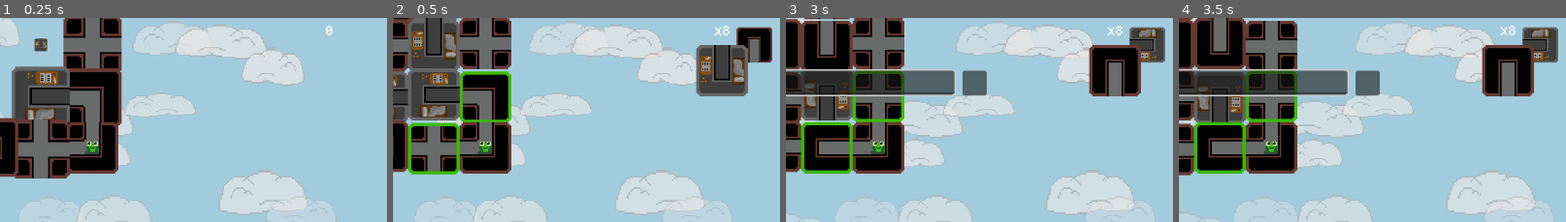
Above: before the commit, frames 1-4 (left to right).
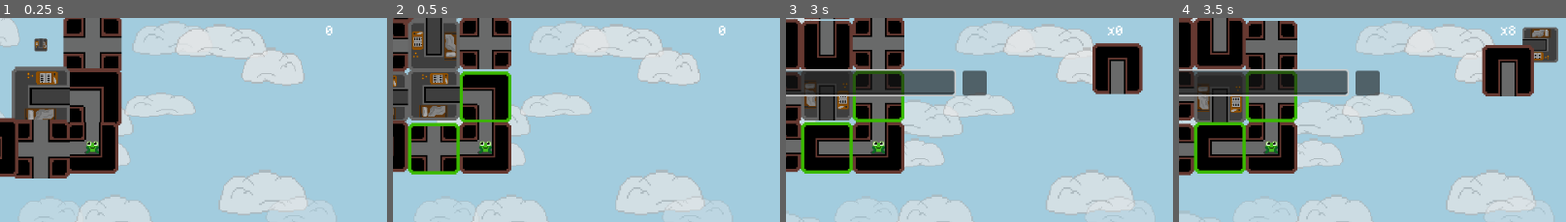
Above: after the commit, the same moments.

Repository: kalasherr/skycastle
Game: Godot game, scene res://scenes/game_scene.tscn
The game is run twice, just before and just after one commit, with the same random seed, the same clock (stepped at 60 frames per second) and the same inputs.
Inputs (mouse positions are % of the whole screen's width and height, from its top left):
- Up to frame 1 (0.25 s): no input
- Up to frame 2 (0.5 s): no input
- Up to frame 3 (3 s): tap Enter (ui_accept) at 0.5, 0.77, 1.52 s; move the mouse to (72, 48) at 0.52 s; hold Up (ui_up) 0.53-1.28 s; move the mouse to (30, 59) at 1.27 s; hold Down (ui_down) 1.28-2 s; click (49, 56) at 2.02 s; type "12" at 2.1 s; move the mouse to (60, 30) at 2.77 s; hold Up (ui_up) from 2.78 s (still down)
- Up to frame 4 (3.5 s): keep holding Up (ui_up)
The pictures show only the part of the screen within x 48-98%, y 40-90%; the shares and areas given below are measured in that part.

Frame 1 is identical in both runs. In frame 2, 4.8% of the frame differs, in the area x 78-98%, y 3-39%; in frame 3, 2.9%; in frame 4, nothing differs.

Commit message:
not finished next tile

Diff:
--- a/scripts/camera.gd
+++ b/scripts/camera.gd
@@ -29,26 +29,81 @@
 	hud_money.text = str(amount)
 
 func set_shield(amount):
-	hud_money.text = str(amount)
+	hud_shield.text = str(amount)
 
 func set_deck_left(amount):
 	hud_deck_left.text = str(amount)
 
 func set_next_tile(array, effects):
-	var texture = array[0]
-	var texture_rotation = array[1]
-	var next = hud_next_tile
+	if G.GS.game_phase == "player":
+		var found = false
+		var candle_tile = hud_next_tile.get_parent().get_node("CandleTile")
+		if candle_tile:
+			found = true
+			var f = func(x):
+				return sin(x * PI / 2)
+			var init_time = 0.2
+			var curr_time = 0.0
+			var start_scale = candle_tile.scale
+			var end_scale = Vector2(1,1)
+			var start_pos = candle_tile.global_position
+			var end_pos = default_next_position + candle_tile.get_parent().global_position
+			while curr_time < init_time:
+				candle_tile.scale = start_scale * (1 - f.call(curr_time / init_time)) + end_scale * f.call(curr_time / init_time)
+				candle_tile.global_position = start_pos * (1 - f.call(curr_time / init_time)) + end_pos * f.call(curr_time / init_time)
+				curr_time += get_process_delta_time()
+				await get_tree().process_frame
+			candle_tile.position = Vector2(candle_tile.get_parent().get_node("NextTile").position.x + candle_tile.x_offset, 0)
+			candle_tile.scale = candle_tile.default_scale
+			var texture = array[0]
+			var texture_rotation = array[1]
+			var next = hud_next_tile
 
-	next.texture = texture
-	next.rotation = texture_rotation
-	if array.size() == 3:
-		next.position = default_next_position + array[2]
-	else:
-		next.position = default_next_position
-	for child in next.get_node("Effects").get_children():
-		child.queue_free()
-	for effect in effects:
-		next.get_node("Effects").add_child(Sprite2D.new())
-		next.get_node("Effects").get_child(next.get_node("Effects").get_children().size() - 1).rotation = - next.rotation
-		next.get_node("Effects").get_child(next.get_node("Effects").get_children().size() - 1).texture = effect
-	hud_deck_left.text = "x" + str(G.GS.current_deck.size())
+			next.texture = texture
+			next.rotation = texture_rotation
+			if array.size() == 3:
+				next.position = default_next_position + array[2]
+			else:
+				next.position = default_next_position
+			for child in next.get_node("Effects").get_children():
+				child.queue_free()
+			for effect in effects:
+				next.get_node("Effects").add_child(Sprite2D.new())
+				next.get_node("Effects").get_child(next.get_node("Effects").get_children().size() - 1).rotation = - next.rotation
+				next.get_node("Effects").get_child(next.get_node("Effects").get_children().size() - 1).texture = effect
+			hud_deck_left.text = "x" + str(G.GS.current_deck.size())
+		else:
+			var texture = array[0]
+			var texture_rotation = array[1]
+			var next = hud_next_tile
+
+			next.texture = texture
+			next.rotation = texture_rotation
+			if array.size() == 3:
+				next.position = default_next_position + array[2]
+			else:
+				next.position = default_next_position
+			for child in next.get_node("Effects").get_children():
+				child.queue_free()
+			for effect in effects:
+				next.get_node("Effects").add_child(Sprite2D.new())
+				next.get_node("Effects").get_child(next.get_node("Effects").get_children().size() - 1).rotation = - next.rotation
+				next.get_node("Effects").get_child(next.get_node("Effects").get_children().size() - 1).texture = effect
+			hud_deck_left.text = "x" + str(G.GS.current_deck.size())
+
+
+func play_tile_deploy(end_pos):
+	var f = func(x):
+		return sin(x * PI / 2)
+
+	var start_pos = hud_next_tile.global_position
+	var init_time = 0.5
+	var curr_time = 0.0
+	while curr_time < init_time:
+		curr_time += get_process_delta_time() * G.animation_time_scale
+		hud_next_tile.global_position = f.call(curr_time / init_time) * end_pos + start_pos * (1 - f.call(curr_time / init_time))
+		await get_tree().process_frame
+	hud_next_tile.global_position = end_pos
+	hud_next_tile.texture = null
+	hud_next_tile.position = default_next_position
+	return
--- a/scripts/game_scene.gd
+++ b/scripts/game_scene.gd
@@ -30,9 +30,10 @@
 @onready var hud = camera.hud_root
 
 func _ready():
+
+	start_game()
 	var card = CandleCard.new()
 
-	start_game()
 	card.apply()
 
 func start_game():
@@ -51,6 +52,7 @@
 	add_player()
 	generating = false
 	update_hp(player.hp)
+
 	emit_signal("ready_to_play")
 	next_turn()
 
@@ -322,7 +324,7 @@
 	emit_signal("next_move")
 
 func update_next_tile(array, effects = []):
-	camera.set_next_tile(array, effects)
+	await camera.set_next_tile(array, effects)
 	emit_signal("next_tile_updated")
 
 func get_tile(coords):
@@ -380,6 +382,8 @@
 				coords = Vector2(move.tile_coords.x, board_size.y)
 		if coords:
 			tile = current_deck[0]
+
+			await camera.play_tile_deploy(G.tile_size.x * coords + get_node("TileManager").global_position)
 			current_deck.pop_front()
 			get_node("TileManager").add_child(tile)
 			tile.tile_coords = coords
--- a/scripts/stuff/candle_card/candle_tile.gd
+++ b/scripts/stuff/candle_card/candle_tile.gd
@@ -4,6 +4,7 @@
 
 var sprite
 var x_offset = 40
+var default_scale = Vector2(0.7,0.7)
 func _ready():
 	z_index = -1
 	self.name = "CandleTile"
@@ -11,7 +12,7 @@
 	add_child(sprite_scene)
 	sprite = sprite_scene
 	self.position.x = get_parent().get_node("NextTile").position.x + x_offset
-	self.scale = Vector2(0.7,0.7)
+	self.scale = default_scale
 	var effects = Node2D.new()
 	sprite.add_child(effects)
 	effects.name = "Effects"
